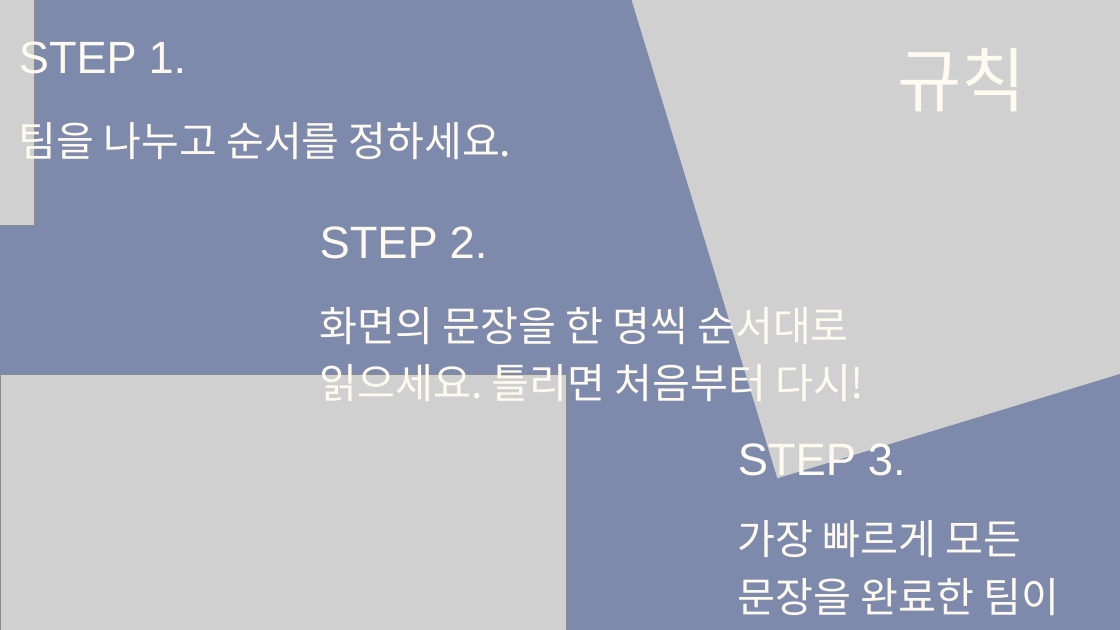
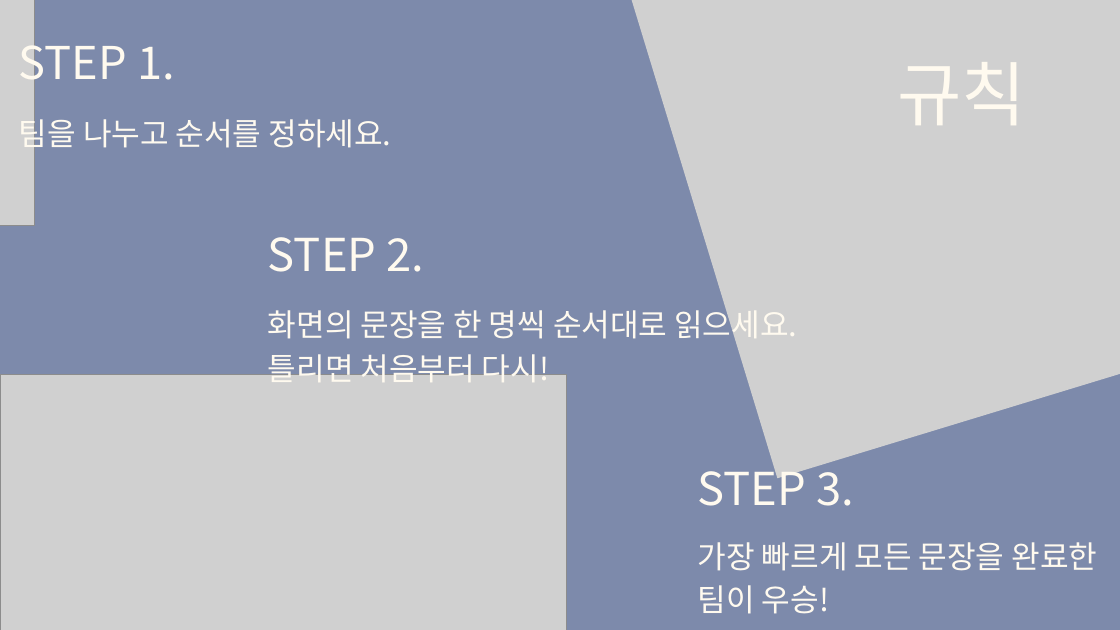
Before and after one commit to tkdgns25300/sunday_play, a slide deck: slide 2 of public/downloads/games/tongue-twister/rules.pptx. Drawn at 1120x630 pixels with LibreOffice and Linux fonts; fonts in the diff are those of the drawing; grey boxes stand for pictures. Boxes give left, top, right and bottom in pixels: in the first picture for what was removed or moved away, otherwise in the second. Text is boxed around its words. In the diff, an @@ line names an element or a change of style, - is before the commit and + after.

```diff
--- a/public/downloads/games/tongue-twister/rules.pptx
+++ b/public/downloads/games/tongue-twister/rules.pptx
@@ text "규칙": place and size @@
-text "규칙" at (897,48,1026,111)
+text "규칙" at (897,62,1026,125)
@@ text "팀을 나누고 순서를 정하세요." at (19,114,391,154): size 52.9 to 40 pt; line spacing 74pt to 56pt @@
@@ text "STEP 2.": place and size @@
-text "STEP 2." at (320,226,488,259)
+text "STEP 2." at (268,237,424,272)
@@ text at (268,305,797,388): text changed; size 53 to 40 pt @@
-화면의 문장을 한 명씩 순서대로 읽으세요. 틀리면 처음부터 다시!
+화면의 문장을 한 명씩 순서대로 읽으세요.
+틀리면 처음부터 다시!
@@ font Arial to Noto Sans CJK KR in 4 elements at (19,33,175,90), (897,62,1026,125), (268,237,424,272), (698,459,854,506) @@
@@ text "STEP 3.": place and size @@
-text "STEP 3." at (738,439,906,484)
+text "STEP 3." at (698,459,854,506)
@@ text "가장 빠르게 모든 문장을 완료한 ...": place and size @@
-text "가장 빠르게 모든 문장을 완료한 ..." at (738,520,1060,615)
+text "가장 빠르게 모든 문장을 완료한 ..." at (698,542,1097,614)
@@ text "가장 빠르게 모든 문장을 완료한 ..." at (698,542,1097,614): size 53 to 40 pt; line spacing 74.2pt to 56pt @@
```
Also in this commit, not shown: 17 other slides changed, 3 slides added, 2 slides removed, 3 other files.
